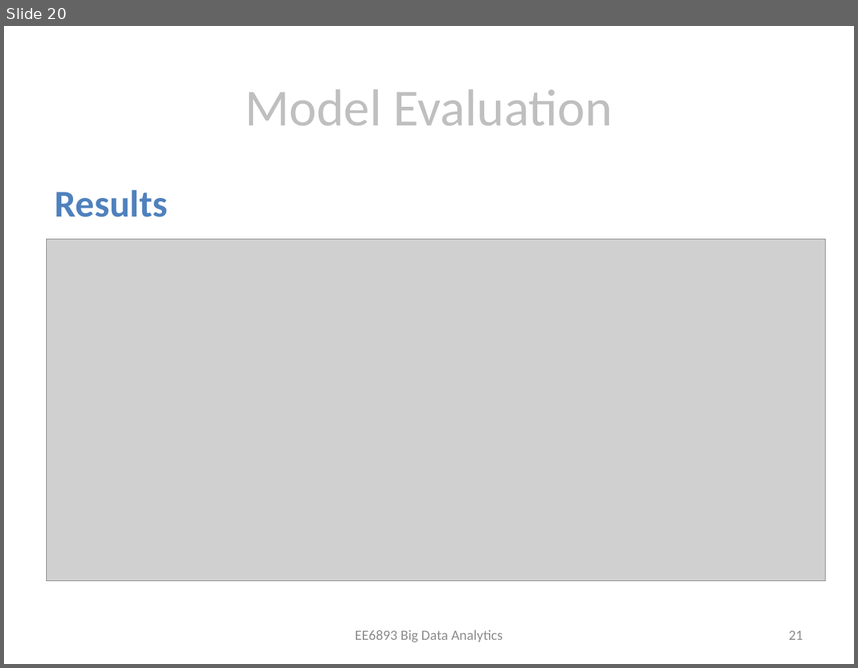
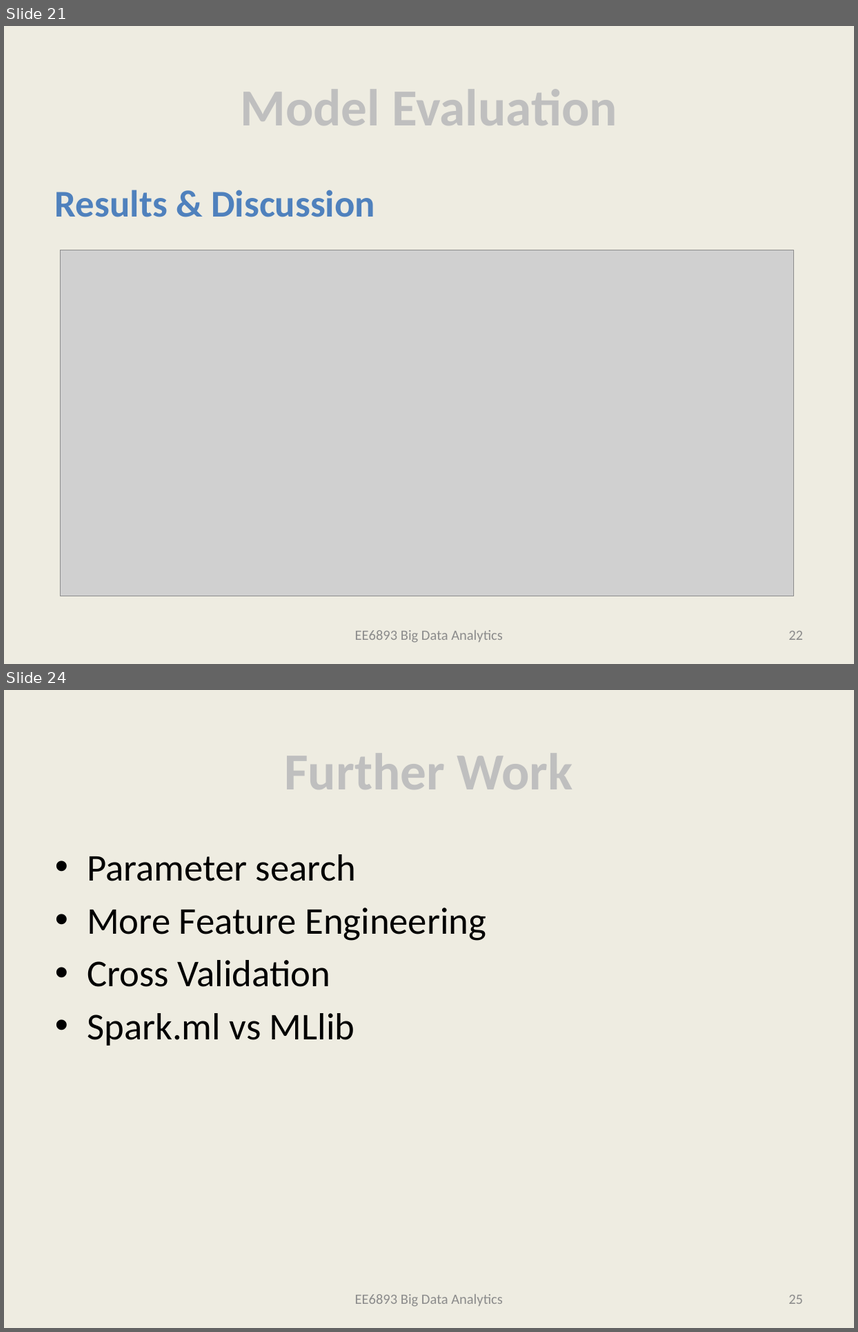
Before and after one commit to bertomartin/big-data-analytics, a slide deck: FinalPresentation.pptx. Shown one above the other, each under a label of ours: slide 20 before the commit, slides 21 and 24 after it; the slides between them are not shown. The pictures are 858x668 and 858x1332 pixels, drawn with LibreOffice and Linux fonts; fonts in the diff are those of the drawing; grey boxes stand for pictures. Boxes give left, top, right and bottom in pixels: in the first picture for what was removed or moved away, otherwise in the second. Text is boxed around its words. In the diff, an @@ line names an element or a change of style, - is before the commit and + after.

Commit message:
updating models. moving combined_features to live under models

```diff
--- a/FinalPresentation.pptx
+++ b/FinalPresentation.pptx
@@ slide 24 added at (4, 690, 854, 1328), background #EEECE1 @@
@@ title added at (285, 753, 573, 789), 44 pt, text #BFBFBF, bold @@
+Further Work
@@ text added at (87, 854, 486, 1045), 32 pt, text #000000 @@
+• Parameter search
+• More Feature Engineering
+• Cross Validation
+• Spark.ml vs MLlib
@@ text added at (355, 1294, 503, 1306), 12 pt, text #8C8C8C @@
+EE6893 Big Data Analytics
@@ page number added at (789, 1294, 803, 1303), 12 pt, text #8C8C8C @@
+25
@@ what was slide 20 is now slide 21 @@
@@ slide 21 changed as well @@
@@ background #FFFFFF to #EEECE1 @@
@@ title "Model Evaluation" at (240, 89, 617, 125): bold on @@
@@ text at (55, 190, 375, 217): text changed @@
-Results
+Results & Discussion
@@ picture: place and size @@
-picture at (47, 239, 826, 580)
+picture at (60, 250, 793, 595)
@@ page number at (789, 630, 803, 639): text changed @@
-21
+22
```
Also in this commit, not shown: 19 other slides changed, 5 other slides added, 1 slide removed, 3 other files.
